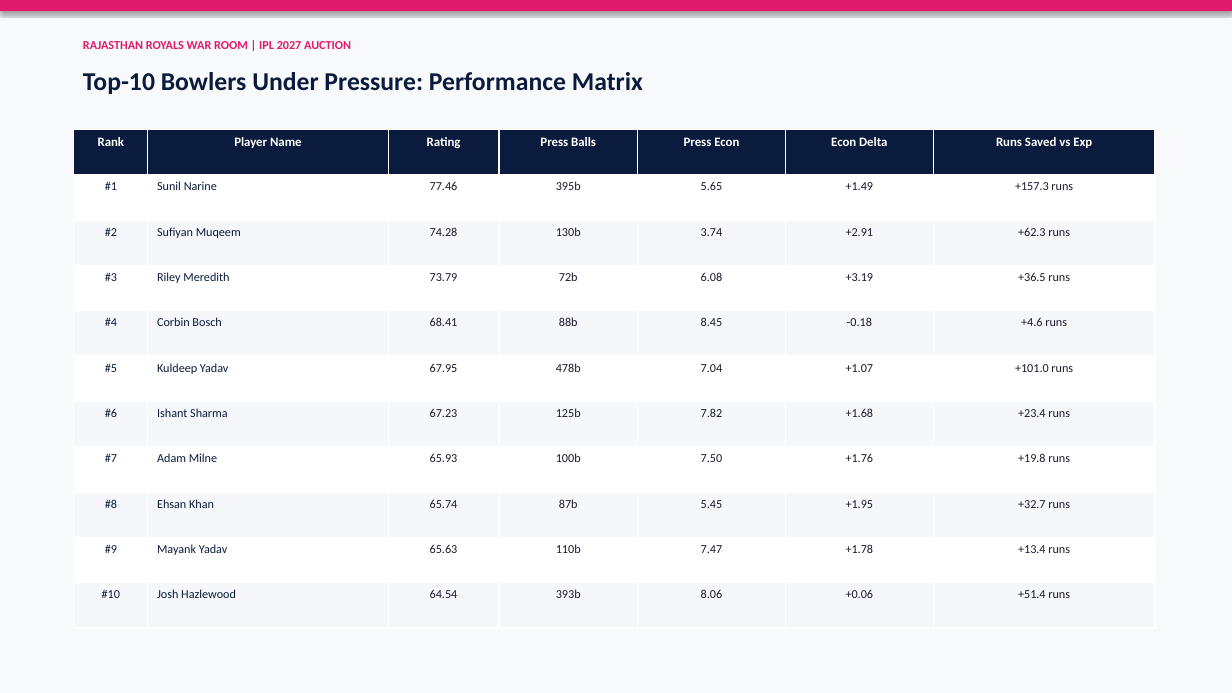
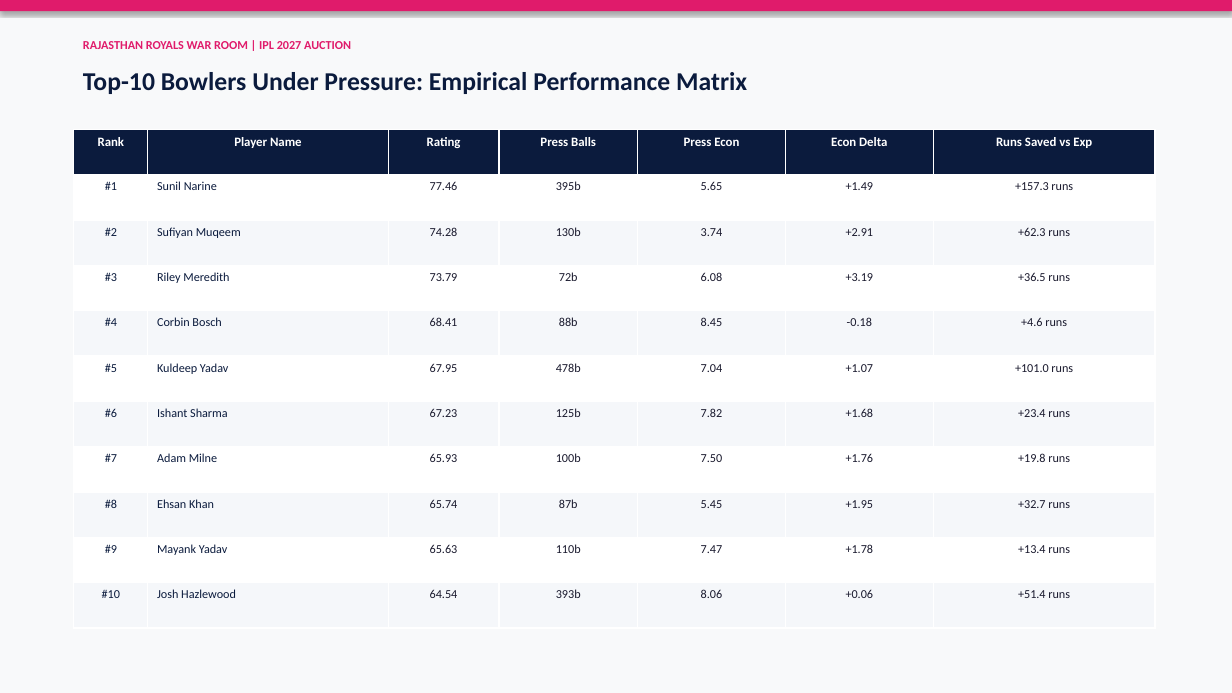
Before and after one commit to MohamedNavith/Rajasthan-Royals-Hackathon, a slide deck: slide 8 of outputs/rr_auction_presentation.pptx (slide 7 before the commit). Drawn at 1232x693 pixels with LibreOffice and Linux fonts; fonts in the diff are those of the drawing. Boxes give left, top, right and bottom in pixels: in the first picture for what was removed or moved away, otherwise in the second. Text is boxed around its words. In the diff, an @@ line names an element or a change of style, - is before the commit and + after.

```diff
--- a/outputs/rr_auction_presentation.pptx
+++ b/outputs/rr_auction_presentation.pptx
@@ text at [83,72,747,94]: text changed @@
-Top-10 Bowlers Under Pressure: Performance Matrix
+Top-10 Bowlers Under Pressure: Empirical Performance Matrix
```
Also in this commit, not shown: 7 other slides changed, 2 slides added, 1 slide removed, 7 other files.
